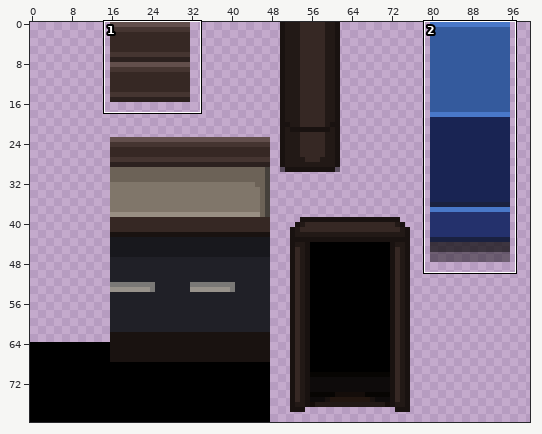
Sprite sheet -- assets/level_tut.png. The picture above shows the old version from afar; the outline marks the close-up.
Close-up. First the earlier version:
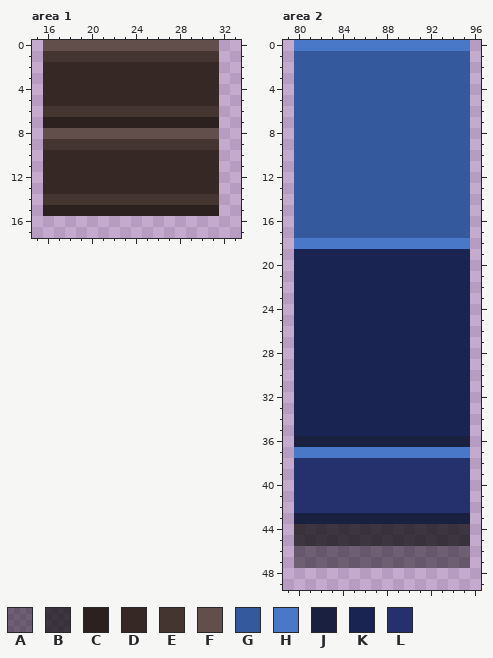
The file is 144x80 pixels. Colours within 5 levels of each other are drawn and written as one. Shown: area 1: x 15..33, y 0..17; area 2: x 79..96, y 0..49. The wide view leaves out empty margins. The commit also changed other parts of the picture, which this record leaves out.
Palette (. is transparent): A #00000070  B #000000af  C #2c211f  D #362824  E #453531  F #624f4c  G #345a9d  H #4978c9  J #1a2140  K #192453  L #24316c
The same view after the edit:
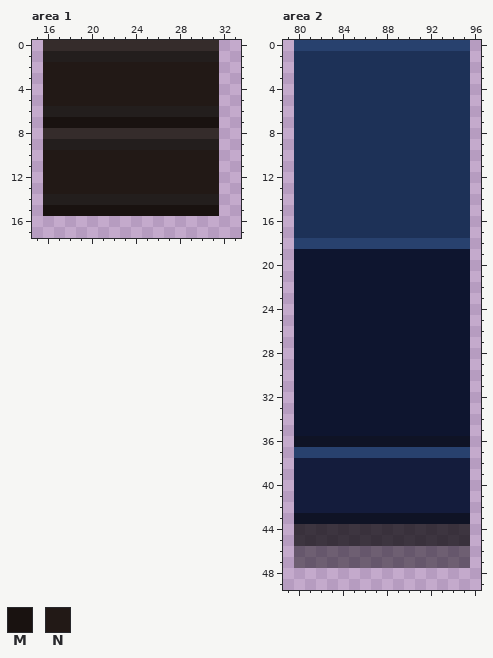
Colours new in this view: M #191210  N #221916
Difference:
Colour E changes from #453531 to #231e1d.
Colour F changes from #624f4c to #352c2b.
Colour G changes from #345a9d to #1d3157.
Colour H changes from #4978c9 to #28416e.
Colour J changes from #1a2140 to #0f1325.
Colour K changes from #192453 to #0e152f.
Colour L changes from #24316c to #141c3c.
Area 1:
Colour C gives way to colour M in row 7 at x 16 to 31; in row 15 at x 16 to 31.
Colour D gives way to colour N in rows 2 to 5 at x 16 to 31; in rows 10 to 13 at x 16 to 31.
Boxes around the changes in both close-ups, in picture pixels (x1, y1, x2, y2):
changed: (43, 40, 219, 216)
changed: (294, 40, 470, 524)
